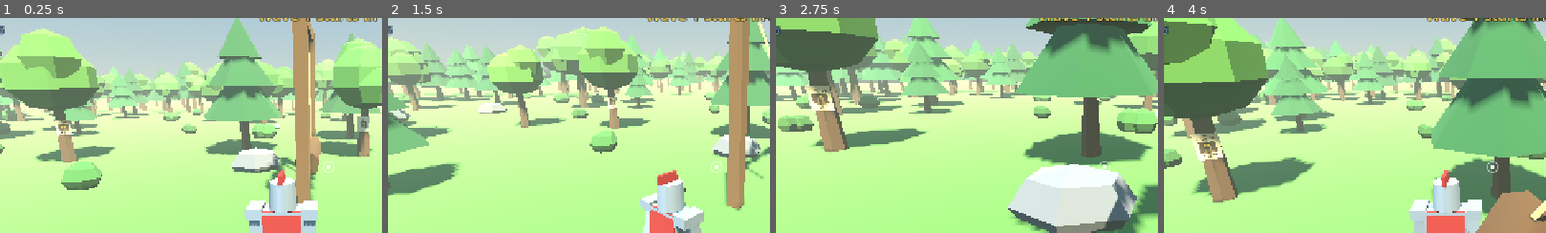
Above: before the commit, frames 1-4 (left to right).
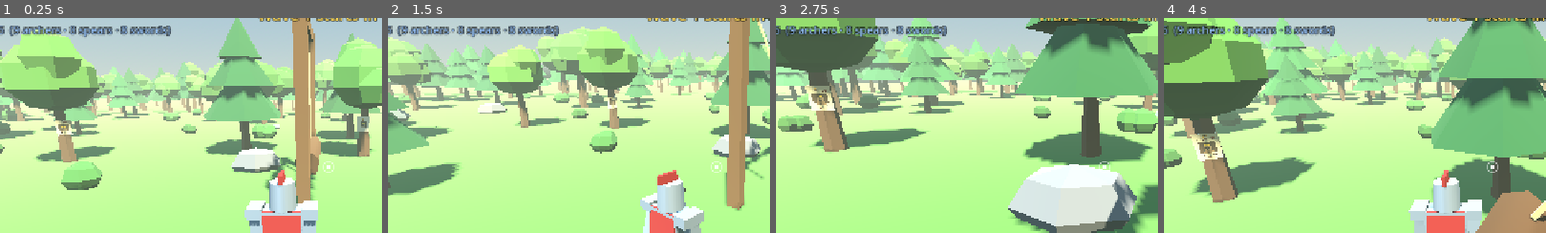
Above: after the commit, the same moments.

Repository: KaydenKamberi/knight-of-the-woods
Game: Godot game, scene res://scenes/forest.tscn
The game is run twice, just before and just after one commit, with the same random seed, the same clock (stepped at 60 frames per second) and the same inputs.
Inputs (mouse positions are % of the whole screen's width and height, from its top left):
- Up to frame 1 (0.25 s): no input
- Up to frame 2 (1.5 s): tap Enter at 0.5 s; move the mouse to (72, 45) at 0.52 s; hold D (move_right) 0.53-1.28 s; hold C (craft) 0.53-1.28 s; click (72, 45) at 0.67 s; move the mouse to (45, 50) at 1.27 s; hold W (move_forward) from 1.28 s (still down); click (45, 50) at 1.35 s
- Up to frame 3 (2.75 s): keep holding W (move_forward); tap C (craft) at 1.55 s; move the mouse to (52, 48) at 2.02 s; hold C (craft) from 2.03 s (still down)
- Up to frame 4 (4 s): keep holding W (move_forward); move the mouse to (49, 52) at 2.77 s; release C (craft) at 2.78 s; right-click (49, 52) at 2.85 s; tap C (craft) at 3.05, 3.8 s; move the mouse to (57, 51) at 3.52 s; hold F (hammer_spin) from 3.53 s (still down)
The pictures show only the part of the screen within x 7-57%, y 15-65%; the shares and areas given below are measured in that part.

The runs differ from the first frame. In frame 1, 1.4% of the frame differs, in the area x 2-45%, y 3-9%; in frame 2, 1.4%; in frame 3, 1.4%; in frame 4, 1.4%.
Error before the commit: Parse Error: Cannot infer the type of "space" variable because the value doesn't have a set type. (res://scripts/army.gd:105)

Commit message:
Fix army not loading and crafting menu layout
- army.gd: fix a type error that stopped the script loading (current_scene is
  typed Node, so := couldn't infer the space state). Replace multi-line
  lambdas in soldier.gd, hud.gd and wave_manager.gd with named functions.
- F4 now says why no rescue came (outside a wave, already rescued).
- Crafting menu: panel sized from the screen (anchors 0.1-0.9 / 0.06-0.94,
  grows both ways), names, descriptions and costs wrap, names at 24 px,
  darker backdrop, stats panel hidden while the menu is open.

Co-Authored-By: Claude Opus 5.5 <noreply@anthropic.com>
Claude-Session: https://claude.ai/code/session_01NNVariA4DCqn6NNAeP1c8Q

Diff:
--- a/scripts/army.gd
+++ b/scripts/army.gd
@@ -39,6 +39,16 @@
 		return
 	if health <= max_health * Config.RESCUE_HEALTH_FRACTION:
 		_send_rescue()
+
+
+## True while a wave is being fought (rescues only happen then).
+func is_wave_running() -> bool:
+	return _wave_running
+
+
+## True once this wave's rescue has been sent.
+func has_rescued_this_wave() -> bool:
+	return _rescued_this_wave
 
 
 func on_wave_started(_wave: int, _last_wave: int) -> void:
@@ -102,7 +112,8 @@
 ## A clear spot around the knight, spread evenly between the rescuers.
 func _spawn_spot(center: Vector3, index: int, count: int) -> Vector3:
 	var base_angle := randf() * TAU
-	var space := get_tree().current_scene.get_world_3d().direct_space_state
+	# current_scene is only typed as Node, so cast it to reach the 3D world.
+	var space: PhysicsDirectSpaceState3D = (get_tree().current_scene as Node3D).get_world_3d().direct_space_state
 	var probe := SphereShape3D.new()
 	probe.radius = 0.5
 	var query := PhysicsShapeQueryParameters3D.new()
--- a/scripts/crafting_menu.gd
+++ b/scripts/crafting_menu.gd
@@ -5,6 +5,9 @@
 ## One row per recipe from game_config.gd with its cost and a Craft button,
 ## then the furnace (built once) and smelting (1 raw iron + 1 coal = 1 iron)
 ## once the furnace exists. Rows update whenever the inventory changes.
+##
+## The panel is sized from the screen (80% wide, 88% tall, centred), and every
+## description and cost wraps, so a row can never be wider than the panel.
 
 signal close_requested
 
@@ -73,16 +76,23 @@
 
 func _build() -> void:
 	var dim := ColorRect.new()
-	dim.color = Color(0, 0, 0, 0.55)
+	dim.color = Color(0.02, 0.02, 0.03, 0.85)
 	dim.set_anchors_preset(Control.PRESET_FULL_RECT)
 	add_child(dim)
 
+	# Sized from the screen, not fixed pixels: 10% margin left and right, 6% top and bottom.
 	var panel := PanelContainer.new()
-	panel.set_anchors_preset(Control.PRESET_CENTER)
-	panel.offset_left = -430.0
-	panel.offset_top = -310.0
-	panel.offset_right = 430.0
-	panel.offset_bottom = 310.0
+	panel.anchor_left = 0.1
+	panel.anchor_right = 0.9
+	panel.anchor_top = 0.06
+	panel.anchor_bottom = 0.94
+	panel.offset_left = 0.0
+	panel.offset_right = 0.0
+	panel.offset_top = 0.0
+	panel.offset_bottom = 0.0
+	# If the content ever needs more room, grow evenly both ways instead of off one edge.
+	panel.grow_horizontal = Control.GROW_DIRECTION_BOTH
+	panel.grow_vertical = Control.GROW_DIRECTION_BOTH
 	var style := StyleBoxFlat.new()
 	style.bg_color = Color(0.12, 0.1, 0.08, 0.95)
 	style.border_color = Color(0.75, 0.6, 0.3)
@@ -123,6 +133,7 @@
 	rows.add_child(_smelt_row)
 	var smelt_label := _label("Smelt: %s makes 1 iron" % Inventory.describe_cost(Config.SMELT_COST), 18, Color.WHITE)
 	smelt_label.size_flags_horizontal = Control.SIZE_EXPAND_FILL
+	_wrap(smelt_label)
 	_smelt_row.add_child(smelt_label)
 	_smelt_one = _button("Smelt 1")
 	_smelt_one.pressed.connect(func() -> void: _inventory.smelt(1))
@@ -146,11 +157,18 @@
 	text.size_flags_horizontal = Control.SIZE_EXPAND_FILL
 	text.add_theme_constant_override("separation", 0)
 	row.add_child(text)
-	text.add_child(_label(title, 21, Color(1, 0.95, 0.85)))
-	text.add_child(_label(description, 15, Color(0.8, 0.8, 0.8)))
+	var title_label := _label(title, 24, Color(1, 0.95, 0.85))
+	title_label.add_theme_color_override("font_outline_color", Color(0, 0, 0, 0.9))
+	title_label.add_theme_constant_override("outline_size", 4)
+	_wrap(title_label)
+	text.add_child(title_label)
+	var description_label := _label(description, 15, Color(0.8, 0.8, 0.8))
+	_wrap(description_label)
+	text.add_child(description_label)
 	var cost_label := _label(cost, 17, Color(0.95, 0.8, 0.5))
-	cost_label.custom_minimum_size = Vector2(230, 0)
+	cost_label.custom_minimum_size = Vector2(180, 0)
 	cost_label.vertical_alignment = VERTICAL_ALIGNMENT_CENTER
+	_wrap(cost_label)
 	row.add_child(cost_label)
 	var button := _button("Craft")
 	row.add_child(button)
@@ -165,6 +183,14 @@
 	return label
 
 
+## Lets a label wrap onto more lines instead of pushing its row wider,
+## and never clips or trims its text.
+func _wrap(label: Label) -> void:
+	label.autowrap_mode = TextServer.AUTOWRAP_WORD_SMART
+	label.clip_text = false
+	label.text_overrun_behavior = TextServer.OVERRUN_NO_TRIMMING
+
+
 func _button(text: String) -> Button:
 	var button := Button.new()
 	button.text = text
--- a/scripts/debug_keys.gd
+++ b/scripts/debug_keys.gd
@@ -2,7 +2,8 @@
 ## Testing shortcuts. They only work in debug builds (running from the editor,
 ## or an export made with "Export With Debug").
 ##
-## - F4: drop the knight to half health (sends in the army's rescue during a wave)
+## - F4: drop the knight to exactly half health. During a wave that brings in
+##   the army's rescue (once per wave); outside a wave it says why nothing came.
 ## - F6: get a pile of materials (10 of each regular one, 5 iron, 4 Cryo Crystals, 1 Ultra Crystal)
 ## - F7: let the crafting menu open at any time, not just during breaks (press again to turn off)
 ##
@@ -18,9 +19,7 @@
 		return
 	match key.keycode:
 		KEY_F4:
-			var knight = get_tree().get_first_node_in_group("player")
-			if knight != null:
-				knight.debug_set_health(knight.max_health / 2)
+			_drop_to_half_health()
 		KEY_F6:
 			var inventory = get_tree().get_first_node_in_group("inventory")
 			if inventory != null:
@@ -36,3 +35,22 @@
 				var hud = get_tree().get_first_node_in_group("hud")
 				if hud != null:
 					hud.show_toast("Crafting any time: %s" % ("on" if waves.debug_crafting_anytime else "off"))
+
+
+func _drop_to_half_health() -> void:
+	var knight = get_tree().get_first_node_in_group("player")
+	if knight == null:
+		return
+	var half: int = knight.max_health / 2
+	var army = get_tree().get_first_node_in_group("army")
+	var hud = get_tree().get_first_node_in_group("hud")
+	var note := ""
+	if army == null:
+		note = "the Army node isn't running"
+	elif not army.is_wave_running():
+		note = "the army only comes during a wave"
+	elif army.has_rescued_this_wave():
+		note = "the army already came this wave"
+	knight.debug_set_health(half)
+	if hud != null:
+		hud.show_toast("Debug: health %d" % half + ("" if note.is_empty() else " (%s)" % note))
--- a/scripts/hud.gd
+++ b/scripts/hud.gd
@@ -65,6 +65,7 @@
 @onready var _materials_label: Label = $Status/MaterialsLabel
 @onready var _craft_hint: Label = $WaveInfo/CraftHint
 @onready var _hotbar: HBoxContainer = $Hotbar
+@onready var _status: Control = $Status
 
 
 func _ready() -> void:
@@ -152,6 +153,8 @@
 	_crafting_menu.open()
 	Input.mouse_mode = Input.MOUSE_MODE_VISIBLE
 	_touch_controls.visible = false
+	# The stats panel would sit under the menu, so hide it while crafting.
+	_status.visible = false
 	crafting_menu_toggled.emit(true)
 
 
@@ -159,6 +162,7 @@
 	if not _crafting_menu.visible:
 		return
 	_crafting_menu.visible = false
+	_status.visible = true
 	_touch_controls.visible = touch_mode and not _game_over.visible
 	crafting_menu_toggled.emit(false)
 
@@ -178,9 +182,12 @@
 	if inventory == null:
 		return
 	inventory.changed.connect(func() -> void: _update_materials(inventory))
-	inventory.item_added.connect(func(material: String, amount: int) -> void:
-		show_toast("+%d %s" % [amount, Config.MATERIAL_NAMES.get(material, material)]))
+	inventory.item_added.connect(_on_item_added)
 	_update_materials(inventory)
+
+
+func _on_item_added(material: String, amount: int) -> void:
+	show_toast("+%d %s" % [amount, Config.MATERIAL_NAMES.get(material, material)])
 
 
 ## The materials the knight carries, under the health bar (only the ones he has).
--- a/scripts/soldier.gd
+++ b/scripts/soldier.gd
@@ -231,9 +231,12 @@
 		material.emission = Color(0.8, 0.1, 0.1)
 	var clear := create_tween()
 	clear.tween_interval(0.12)
-	clear.tween_callback(func() -> void:
-		for material in _materials:
-			material.emission_enabled = false)
+	clear.tween_callback(_clear_emission)
+
+
+func _clear_emission() -> void:
+	for material in _materials:
+		material.emission_enabled = false
 
 
 # --- Building the model (low-poly boxes, facing -Z) --------------------------------
--- a/scripts/wave_manager.gd
+++ b/scripts/wave_manager.gd
@@ -178,12 +178,15 @@
 	boss.configure_mini_boss(info)
 	boss.position = _pick_spawn_point()
 	boss.defeated.connect(_on_mini_boss_defeated)
-	boss.health_changed.connect(
-			func(health: int, max_health: int) -> void: mini_boss_health_changed.emit(health, max_health))
+	boss.health_changed.connect(_on_mini_boss_health_changed)
 	_enemies.add_child(boss)
 	phase = Phase.MINI_BOSS
 	mini_boss_appeared.emit(info["name"])
 	mini_boss_health_changed.emit(info["health"], info["health"])
+
+
+func _on_mini_boss_health_changed(health: int, max_health: int) -> void:
+	mini_boss_health_changed.emit(health, max_health)
 
 
 func _on_mini_boss_defeated() -> void:
